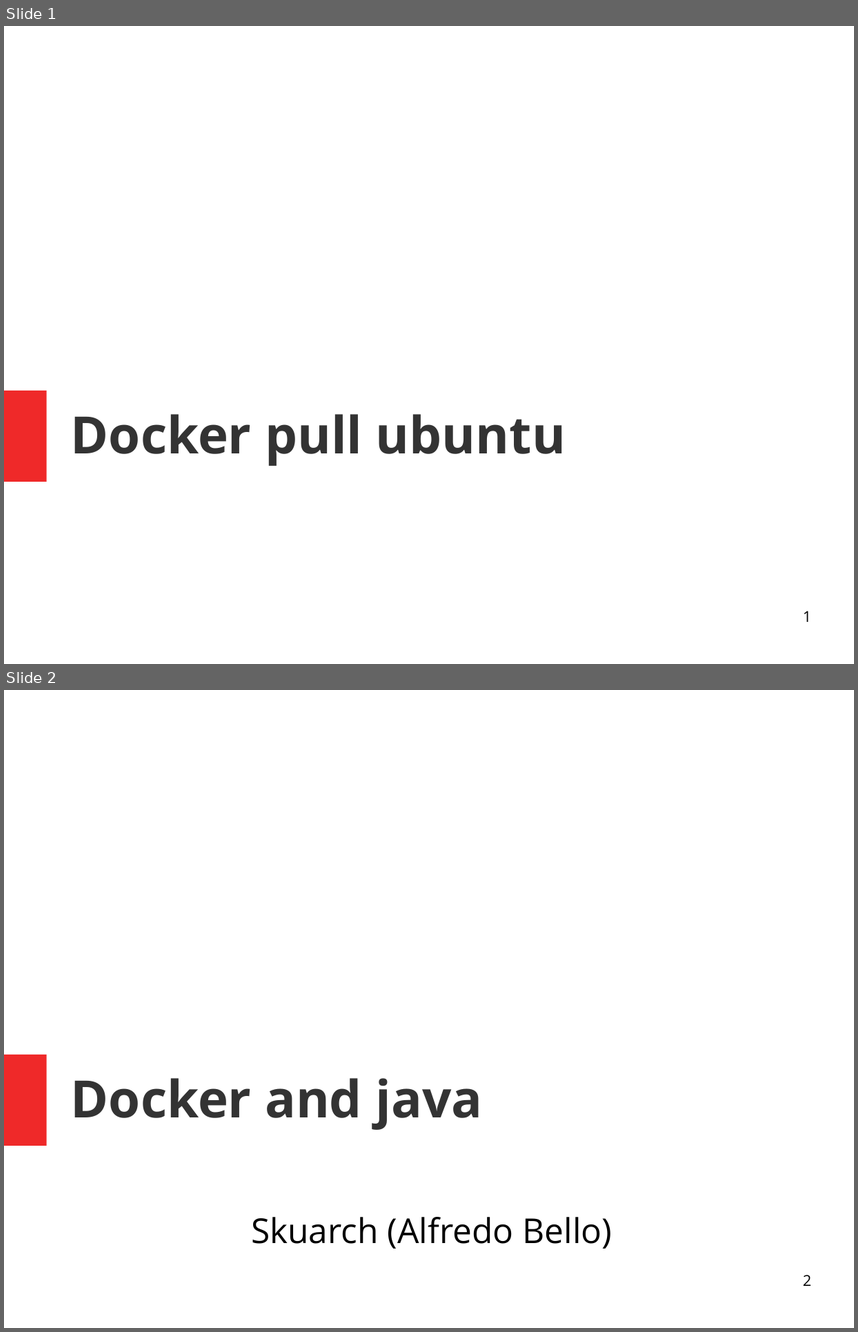
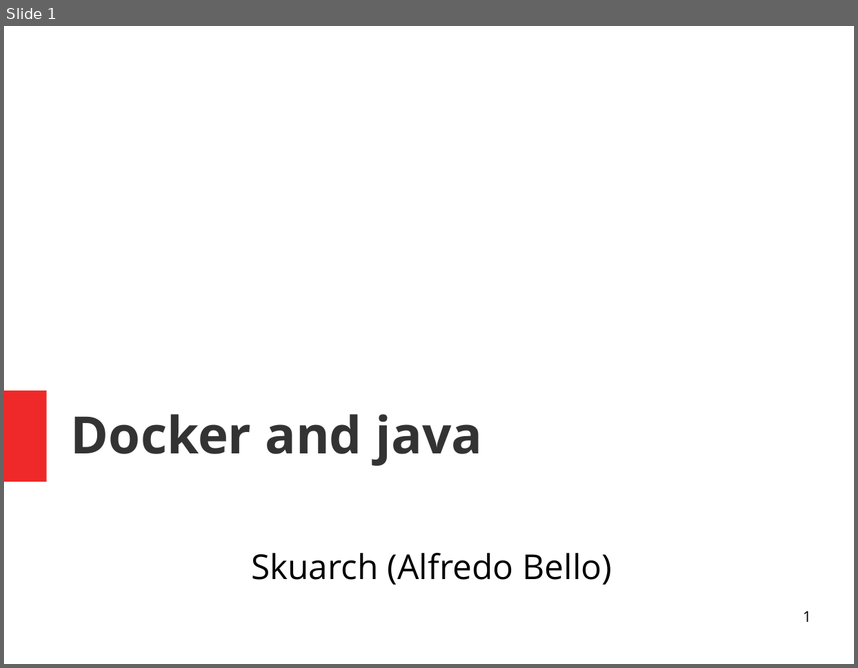
Before and after one commit to skuarch/dockerJava, a slide deck: dockerAndJava.odp. Shown one above the other, each under a label of ours: slides 1 and 2 before the commit, slide 1 after it. The pictures are 858x1332 and 858x668 pixels, drawn with LibreOffice and Linux fonts; fonts in the diff are those of the drawing. Boxes give left, top, right and bottom in pixels: in the first picture for what was removed or moved away, otherwise in the second. Text is boxed around its words. In the diff, an @@ line names an element or a change of style, - is before the commit and + after.

```diff
--- a/dockerAndJava.odp
+++ b/dockerAndJava.odp
@@ slide 1 removed at (x1=4, y1=26, x2=854, y2=664), background #FFFFFF; not listed: 1 template element that a slide beside it also shows @@
@@ title removed at (x1=71, y1=414, x2=566, y2=466) @@
-Docker pull ubuntu
@@ page number removed at (x1=803, y1=610, x2=811, y2=621) @@
-1
@@ what was slide 2 is now slide 1 @@
@@ page number at (x1=803, y1=610, x2=811, y2=621): text changed @@
-2
+1
```
Also in this commit, not shown: 2 slides changed, 6 slides added, 1 other slide removed, 10 other files.
